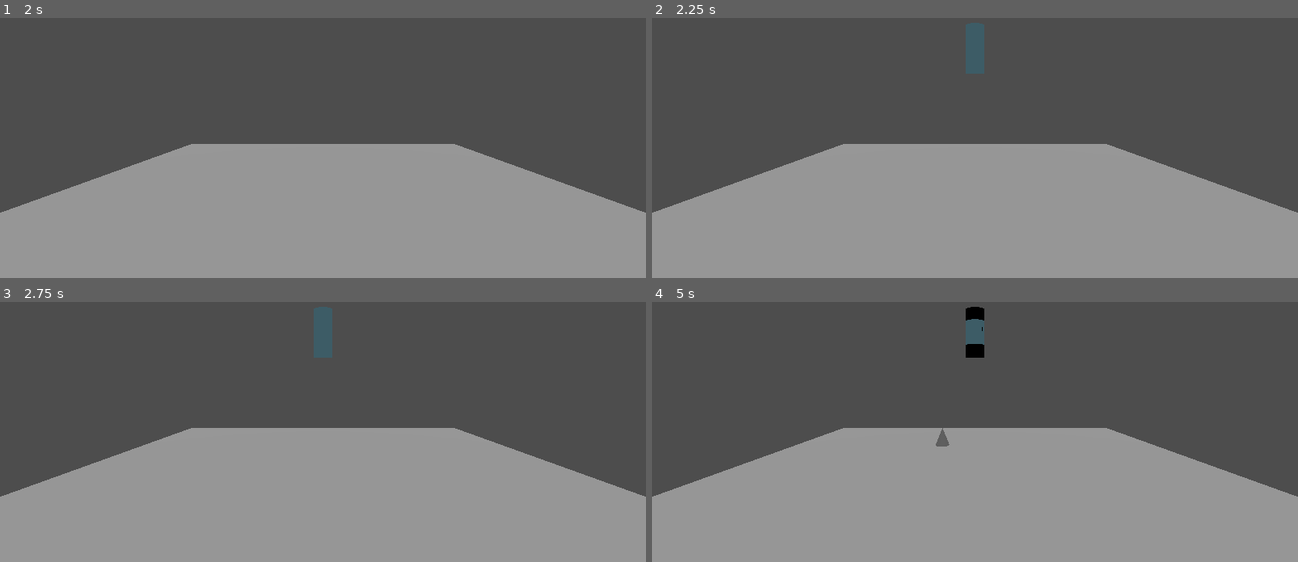
Above: before the commit, frames 1-4 (two rows, left to right).
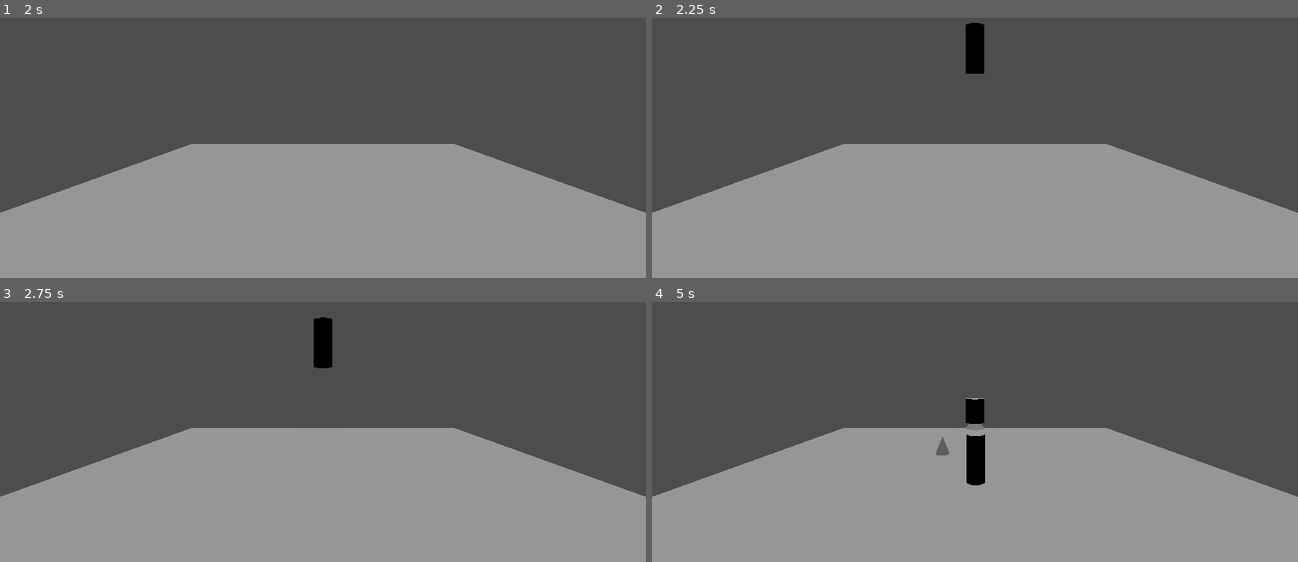
Above: after the commit, the same moments.

Repository: lukeychen6-ship-it/modular-parts-test
Game: Godot game, scene res://RocketBuilder.tscn
Two runs of this game, one before a commit and one after it. Both use one fixed random seed, a clock stepped at 60 frames per second and the inputs below.
Inputs (mouse positions are in pixels of both pictures, inside the frame that each line leads up to):
- Up to frame 1 (2 s): tap Enter at 0.5 s; move the mouse to (465, 77) at 0.52 s; hold Space (thrust) 0.53-1.28 s; hold L (launch) 0.53-1.28 s; click (465, 77) at 0.67 s; move the mouse to (193, 114) at 1.27 s; tap L (launch) at 1.35 s; click (193, 114) at 1.42 s
- Up to frame 2 (2.25 s): tap Enter at 2 s; move the mouse to (outside the picture) at 2.02 s; hold Space (thrust) from 2.03 s (still down); hold 1 (select_1) from 2.03 s (still down); click (outside the picture) at 2.17 s
- Up to frame 3 (2.75 s): keep holding Space (thrust); keep holding 1 (select_1); tap L (launch) at 2.3 s
- Up to frame 4 (5 s): move the mouse to (942, 452) at 2.77 s; release 1 (select_1) at 2.78 s; tap 2 (select_2) at 2.85 s; click (942, 452) at 2.92 s; tap L (launch) at 3.05, 3.8, 4.35 s; move the mouse to (1168, 434) at 3.52 s; release Space (thrust) at 3.53 s; hold 3 (select_3) 3.53-4.28 s; click (1168, 434) at 3.67 s; move the mouse to (781, 325) at 4.27 s; click (781, 325) at 4.42 s

Frame 1 is identical in both runs. In frame 2, 0.6% of the frame differs, in the area x 48-52%, y 1-22%; in frame 3, 0.7%; in frame 4, 1.6%, in the area x 43-52%, y 1-71%.
Error before the commit: Parse Error: Identifier "new_part" not declared in the current scope. (res://assembly_manager.gd:25)

Commit message:
Summary
- Made the rocket become 1 part upon launch
- Attempted to make it so that the newly created rocket actually takes off

Diff:
--- a/assembly_manager.gd
+++ b/assembly_manager.gd
@@ -21,10 +21,6 @@
 				break
 	for part in controller.parts:
 		part.add_to_group("rocket_parts")
-	# After adding new_part
-	controller.parts.append(new_part)
-	if new_part.has_method("get_attachment_points"):  # optional
-		print("Added new part to controller")
 func _input(event: InputEvent) -> void:
 	if event.is_action_pressed("launch"):
 		print("Launch key pressed!")
--- a/build_manager.gd
+++ b/build_manager.gd
@@ -162,3 +162,6 @@
 	ghost_part.queue_free()
 	ghost_part = null
 	print("✅ Part placed!")
+	assembly_manager.controller.parts.append(new_part)
+	if new_part.has_method("get_attachment_points"):  # optional
+		print("Added new part to controller")
--- a/rocket_controller.gd
+++ b/rocket_controller.gd
@@ -30,23 +30,22 @@
 func create_joint_between(part_a: RigidBody3D, part_b: RigidBody3D, bottom_port: Marker3D) -> void:
 	var joint = Generic6DOFJoint3D.new()
 	joint.name = "Joint_" + part_a.name + "_" + part_b.name
-	add_child(joint)
 
-	# Connect the two rigid bodies
+	# Add to part_a so it exists in 3D space
+	part_a.add_child(joint)
+
 	joint.node_a = part_a.get_path()
 	joint.node_b = part_b.get_path()
 
-	# Make the joint very stiff (like welded)
-	for i in range(6):  # 0-2 = linear, 3-5 = angular
-		joint.set("linear_limit_" + ["x","y","z"][i % 3] + "/enabled", true)
-		joint.set("linear_limit_" + ["x","y","z"][i % 3] + "/upper", 0.0)
-		joint.set("linear_limit_" + ["x","y","z"][i % 3] + "/lower", 0.0)
+	for i in range(3):
+		joint.set("linear_limit_" + ["x","y","z"][i] + "/enabled", true)
+		joint.set("linear_limit_" + ["x","y","z"][i] + "/upper", 0.0)
+		joint.set("linear_limit_" + ["x","y","z"][i] + "/lower", 0.0)
 
-		joint.set("angular_limit_" + ["x","y","z"][i % 3] + "/enabled", true)
-		joint.set("angular_limit_" + ["x","y","z"][i % 3] + "/upper", 0.0)
-		joint.set("angular_limit_" + ["x","y","z"][i % 3] + "/lower", 0.0)
+		joint.set("angular_limit_" + ["x","y","z"][i] + "/enabled", true)
+		joint.set("angular_limit_" + ["x","y","z"][i] + "/upper", 0.0)
+		joint.set("angular_limit_" + ["x","y","z"][i] + "/lower", 0.0)
 
-	# Position the joint at the connection point
 	joint.global_transform = bottom_port.global_transform
 
 func _ready() -> void:
@@ -74,11 +73,13 @@
 
 	for part in parts:
 		if part is RigidBody3D:
+			part.collision_layer = 1  # restore to default layer
+			part.collision_mask = 1   # restore to default mask
 			part.set_deferred("freeze", false)
 			part.set_deferred("sleeping", false)
 
 	await get_tree().physics_frame
-	await get_tree().physics_frame  # Give physics two frames to wake up
+	await get_tree().physics_frame
 
 	create_rigid_joints()
 	print("Joints created - rocket should now be connected!")
